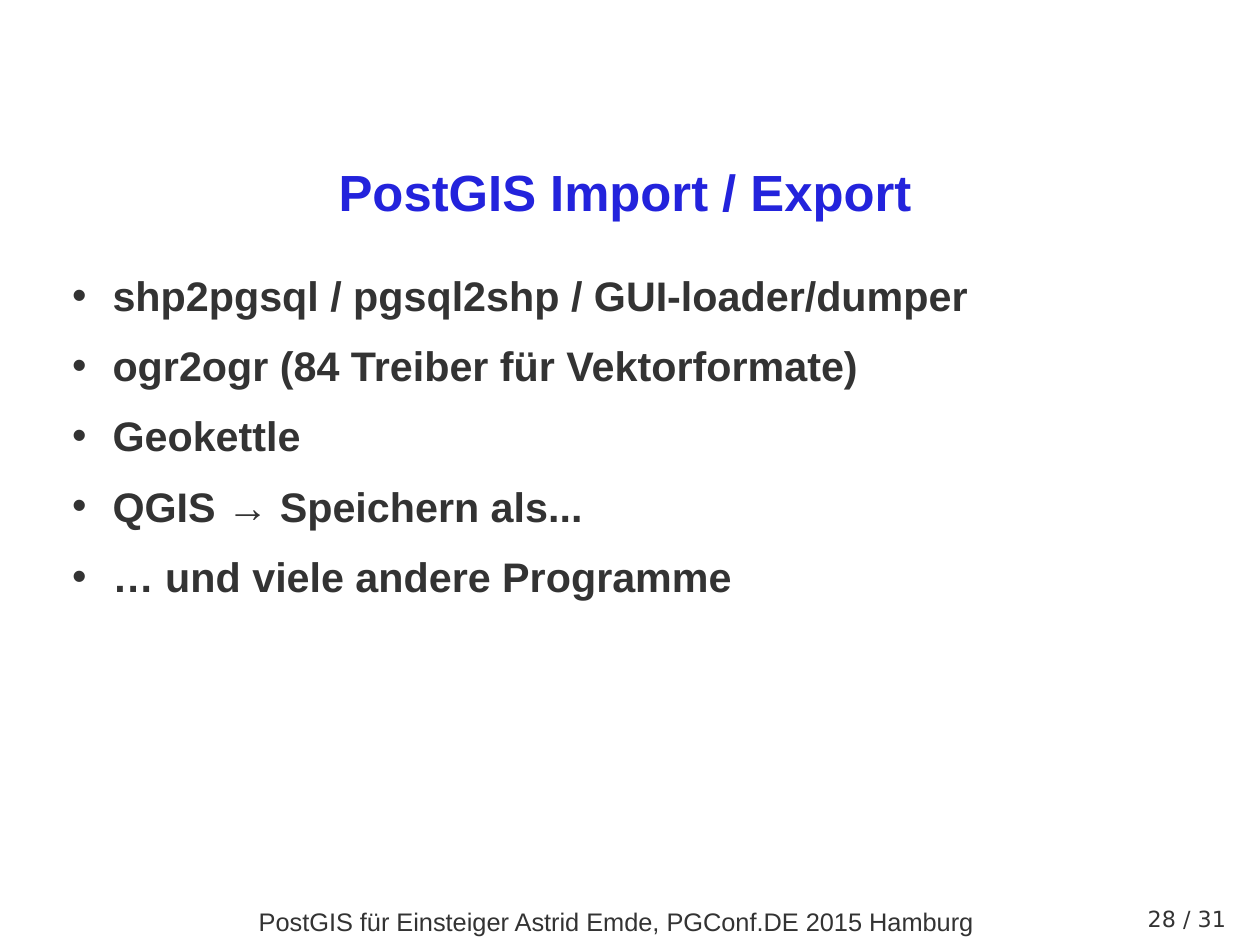
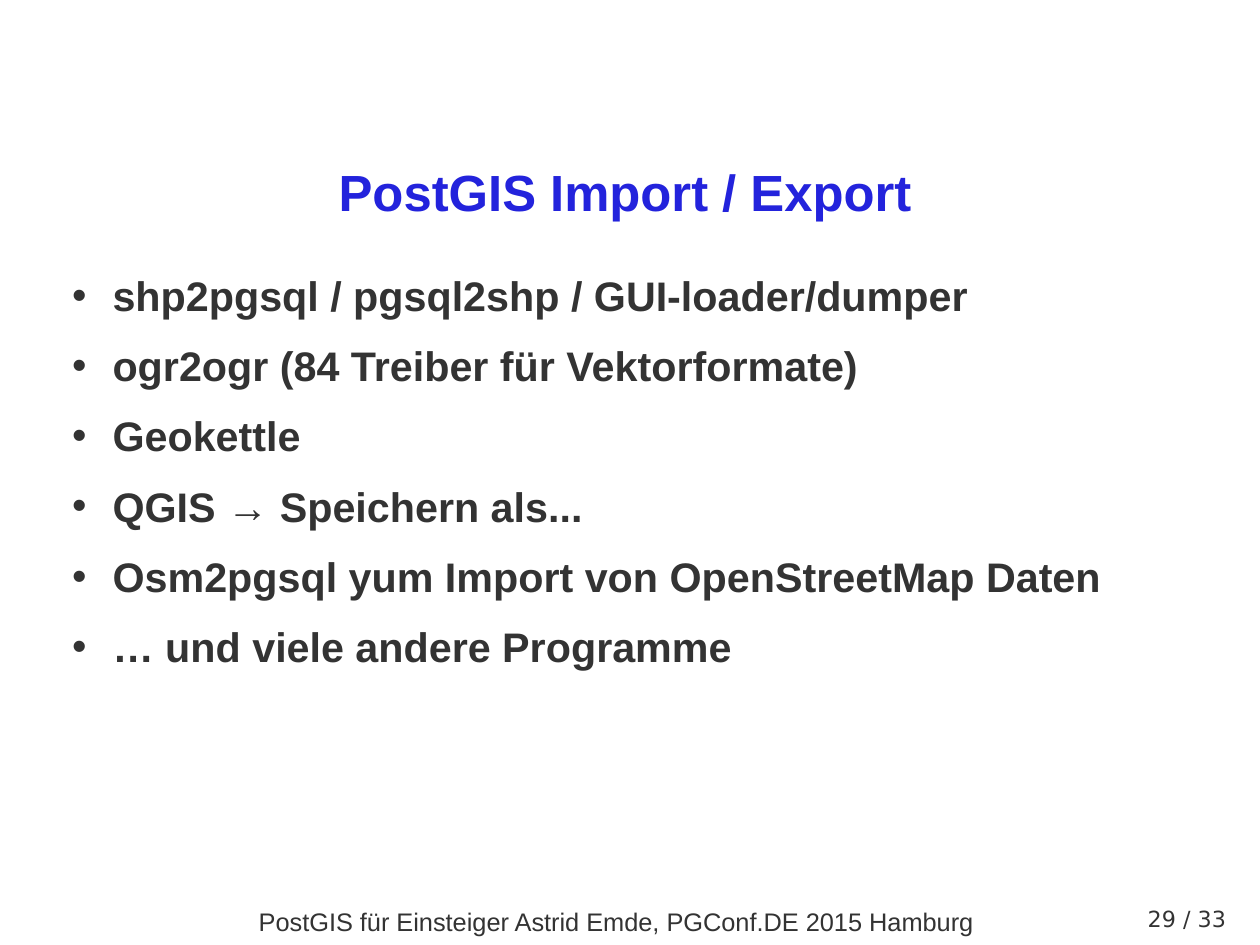
Before and after one commit to astroidex/presentations, a slide deck: slide 29 of PGConf.DE2015/PGCONFDE_2015_PostGIS_fuer_Einsteiger_AEmde.odp (slide 28 before the commit). Drawn at 1260x945 pixels with LibreOffice and Linux fonts; fonts in the diff are those of the drawing; background and template pictures are left out. Boxes give left, top, right and bottom in pixels: in the first picture for what was removed or moved away, otherwise in the second. Text is boxed around its words. In the diff, an @@ line names an element or a change of style, - is before the commit and + after.

```diff
--- a/PGConf.DE2015/PGCONFDE_2015_PostGIS_fuer_Einsteiger_AEmde.odp
+++ b/PGConf.DE2015/PGCONFDE_2015_PostGIS_fuer_Einsteiger_AEmde.odp
@@ text at box(113, 562, 1101, 600): paragraph added @@
+• Osm2pgsql yum Import von OpenStreetMap Daten
@@ page number at box(1126, 910, 1226, 928): text changed @@
-28 / 31
+29 / 33
@@ page number at box(1148, 910, 1223, 928): text changed @@
-28 / 31
+29 / 33
```
Also in this commit, not shown: 7 other slides changed, 3 slides added, 1 slide removed, 3 other files.
